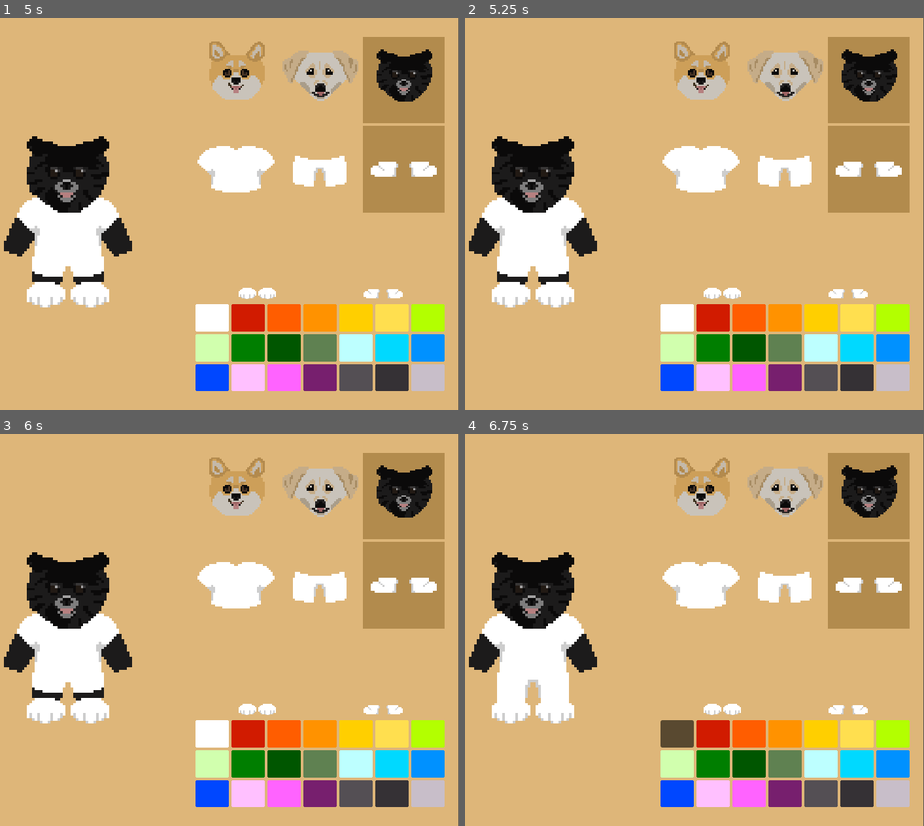
Above: before the commit, frames 1-4 (two rows, left to right).
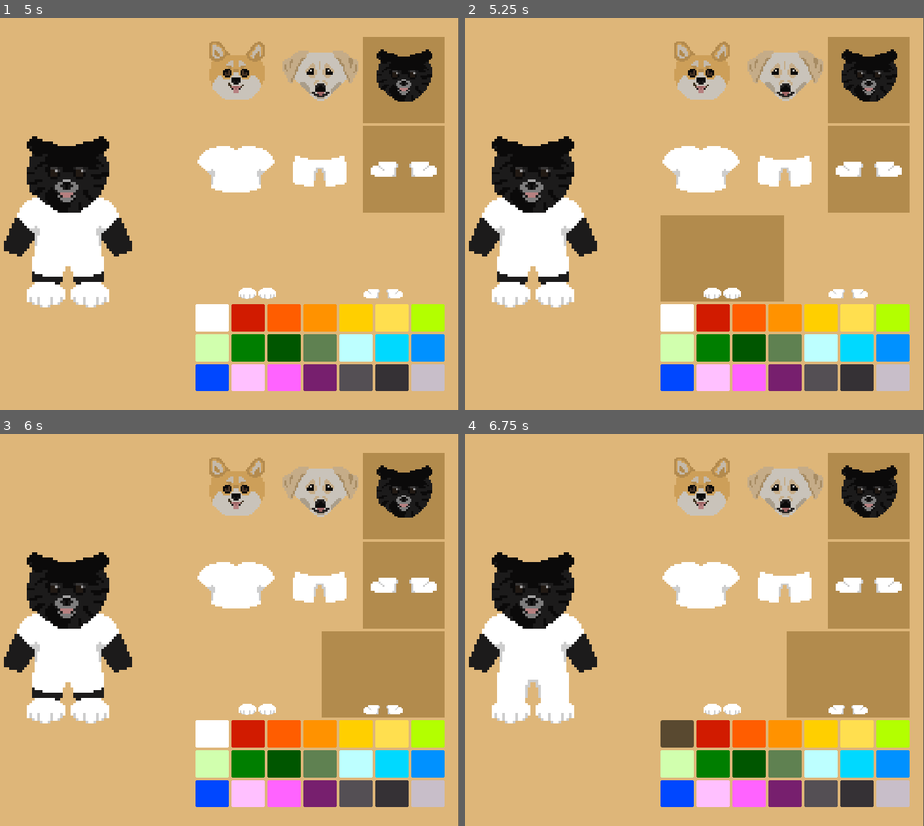
Above: after the commit, the same moments.

Repository: Katie-N/Its-a-Dogs-World
Game: Godot game, scene res://Scenes/Shop/TryOn.tscn
Same seed, same stepped clock (60 frames per second), same inputs: the game is played once before the commit and once after it. The project has no main scene, so this scene is started directly.
Inputs (mouse positions are in pixels of both pictures, inside the frame that each line leads up to):
- Up to frame 1 (5 s): click (234, 80) at 0.5 s; click (321, 80) at 1.25 s; click (403, 80) at 2 s; click (234, 170) at 2.75 s; click (321, 170) at 3.5 s; click (403, 170) at 4.25 s
- Up to frame 2 (5.25 s): click (722, 257) at 5 s
- Up to frame 3 (6 s): click (380, 673) at 5.75 s
- Up to frame 4 (6.75 s): click (676, 731) at 6.5 s

Frame 1 is identical in both runs. In frame 2, 5.7% of the frame differs, in the area x 42-70%, y 50-73%; in frame 3, 5.8%, in the area x 70-97%, y 50-73%; in frame 4, 5.8%.

Commit message:
Made the Clothing Selection grid buttons toggle. So only 1 kind of shirt, 1 kind of pants, and 1 kind of shoes can be selected at a time. And they will get the dark background when toggled to indicate selection!

Diff:
--- a/Scenes/Shop/TryOn.tscn
+++ b/Scenes/Shop/TryOn.tscn
@@ -169,6 +169,19 @@
 texture_normal = SubResource("AtlasTexture_a8vxu")
 stretch_mode = 5
 
+[node name="ActiveBackgroundColor" type="ColorRect" parent="CanvasLayer/CustomizationOptions/Clothing Selection/ClothingItemButton" unique_id=1188165461]
+visible = false
+show_behind_parent = true
+z_as_relative = false
+layout_mode = 1
+anchors_preset = 15
+anchor_right = 1.0
+anchor_bottom = 1.0
+grow_horizontal = 2
+grow_vertical = 2
+mouse_filter = 2
+color = Color(0.69875956, 0.54557943, 0.30077294, 1)
+
 [node name="Color Selection" type="GridContainer" parent="CanvasLayer/CustomizationOptions" unique_id=25845893]
 layout_mode = 2
 size_flags_vertical = 3
--- a/Scenes/Shop/try_on.gd
+++ b/Scenes/Shop/try_on.gd
@@ -123,9 +123,12 @@
 	if clothingItems == null:
 		return
 
+	var clothingButtonGroup = ButtonGroup.new()
+
 #	Loop through each type of article (as in, short sleeve, long sleeve, and tank top if clothing = shirt. Or pants and shorts if clothing = pants. Does not take color into consideration)
 	for clothingItem in clothingItems:
 		var clothingItemButton = clothingItemTemplateButton.duplicate(true)
+#		Name the clothing button so it can later be filtered for when we only want to show shirt, or pants, or shoes, etc.
 		clothingItemButton.name = clothing + str(clothingItem)
 
 #		Set the top pixel based on the current row and the height of the sprites.
@@ -136,6 +139,17 @@
 #		Godot has this weird thing where the textures will be shared if duplicating a node unless you explicitly duplicate that texture property. (See https://forum.godotengine.org/t/how-to-make-resource-unique-from-script/26977)
 #		So this line just says make a static copy of how the texture is right now and reassign the texture to be this copy. Then later changes will affect the original texture but since none of the buttons are actually using the original texture (they are all using static copies) it won't matter.
 		clothingItemButton.texture_normal = clothingItemButton.texture_normal.duplicate()
+
+#		Set the button group so exactly 1 of the articles of clothing in that category is toggled on at a time.
+		clothingItemButton.button_group = clothingButtonGroup
+		clothingItemButton.toggle_mode = true
+
+		#clothingItemButton.toggled.connect(changeClothingItem.bind(clothingItem))
+#		It will automatically pass the toggled value as the first parameter even though we don't bind it.
+		clothingItemButton.toggled.connect(toggleBackground.bind(clothingItemButton))
+
+
+#		Add the button to the scene
 		clothingItemTemplateButton.get_parent().add_child(clothingItemButton)
 
 func clothingTypeSelected(clothing):
